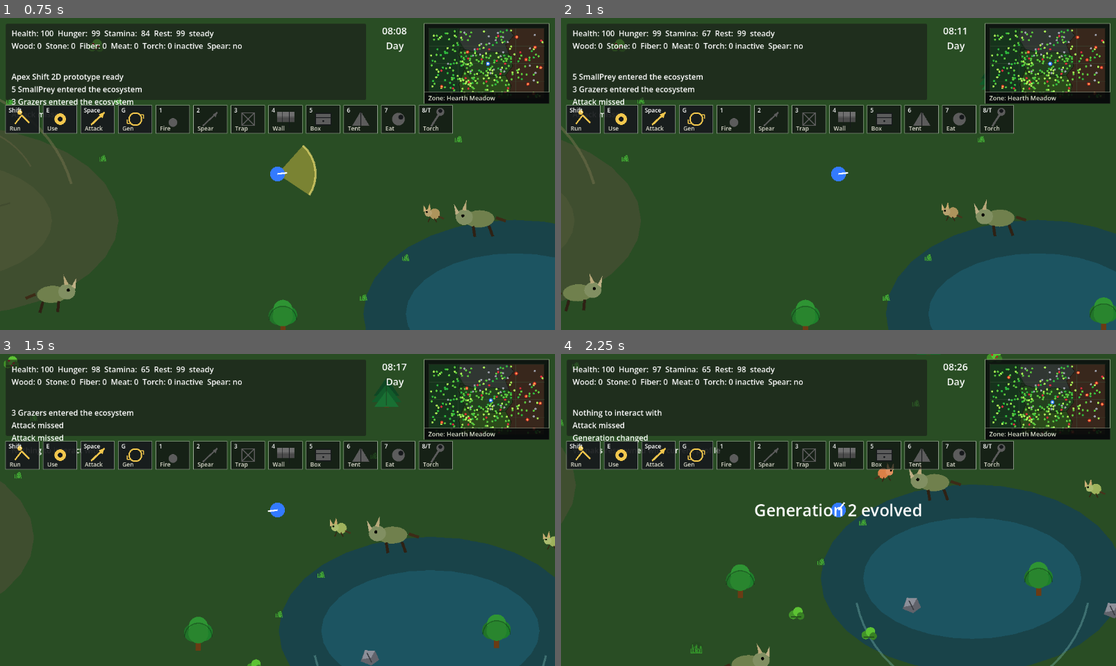
Above: before the commit, frames 1-4 (two rows, left to right).
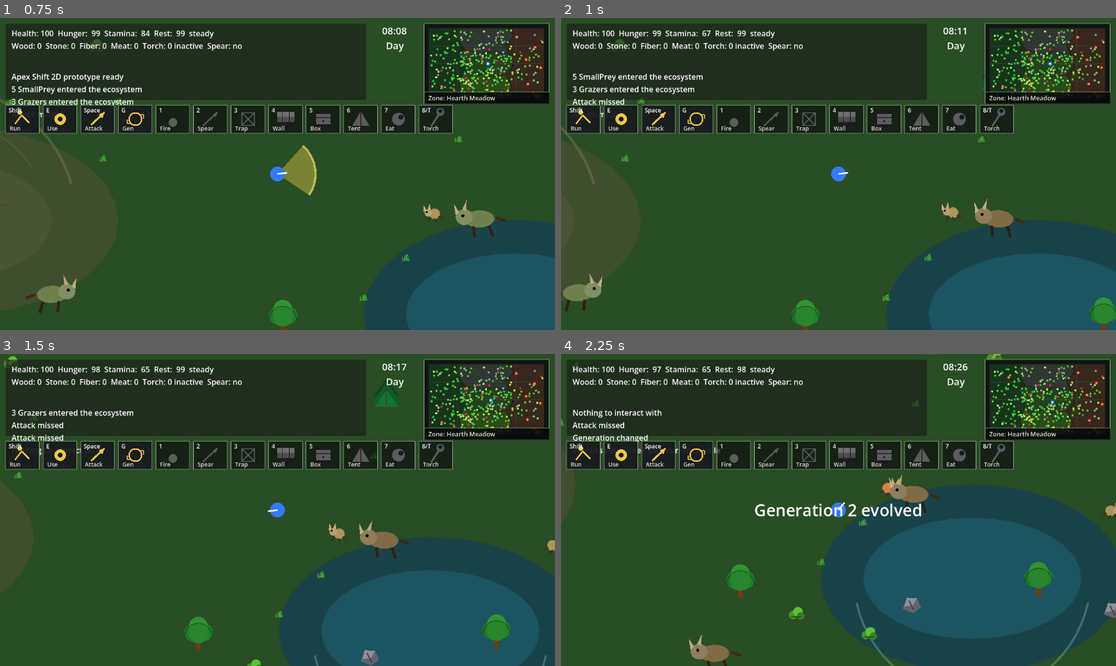
Above: after the commit, the same moments.

Repository: krisstoof/apex-shift-2d
Game: Godot game, scene res://scenes/main.tscn
The game is run twice, just before and just after one commit, with the same random seed, the same clock (stepped at 60 frames per second) and the same inputs.
Inputs (mouse positions are in pixels of both pictures, inside the frame that each line leads up to):
- Up to frame 1 (0.75 s): tap Enter at 0.5 s; move the mouse to (399, 158) at 0.52 s; hold D (move_right) from 0.53 s (still down); hold Shift from 0.53 s (still down); click (399, 158) at 0.67 s
- Up to frame 2 (1 s): keep holding D (move_right); keep holding Shift; tap Space at 0.77 s
- Up to frame 3 (1.5 s): move the mouse to (166, 525) at 1.27 s; release D (move_right) at 1.28 s; release Shift at 1.28 s; hold S (move_down) from 1.28 s (still down); tap E at 1.35 s
- Up to frame 4 (2.25 s): tap Space at 1.52 s; move the mouse to (894, 441) at 2.02 s; release S (move_down) at 2.03 s; hold D (move_right) from 2.03 s (still down); tap G at 2.1 s

Frame 1 is identical in both runs. In frame 2, 0.2% of the frame differs, in the area x 74-84%, y 57-71%; in frame 3, 0.7%; in frame 4, 1.7%, in the area x 23-100%, y 35-100%.

Commit message:
feature/#76 Add edible vegetation nodes for herbivores

Diff:
--- a/scripts/creatures/grazer.gd
+++ b/scripts/creatures/grazer.gd
@@ -19,6 +19,7 @@
 const PLANT_EAT_HUNGER_DROP := 0.45
 const MEAT_HUNGER_DROP := 0.65
 const VEGETATION_EAT_RANGE := 220.0
+const VEGETATION_CONSUME_RANGE := 34.0
 const WORLD_EDGE_PADDING := 28.0
 
 var health := 45.0
@@ -46,6 +47,7 @@
 var player: Node2D
 var flee_origin := Vector2.INF
 var prey_target: Node2D
+var plant_target: Node2D
 var rng := RandomNumberGenerator.new()
 var hunger_diet := HUNGER_DIET.new()
 
@@ -114,12 +116,15 @@
 	if state == State.FLEE:
 		_set_state(State.WANDER)
 		_pick_wander_target()
+		plant_target = null
 	_sync_population_traits()
 	var biomass_percent := _get_current_biomass_percent()
 	if state == State.EAT_PLANTS and state_time <= 0.0:
 		_consume_plants()
 		_set_state(State.WANDER)
 		_pick_wander_target()
+		return
+	if state == State.SEEK_FOOD and _try_update_plant_target():
 		return
 	if state == State.SCAVENGE and state_time <= 0.0:
 		_scavenge_food()
@@ -139,12 +144,19 @@
 	var hunger_ratio: float = hunger_diet.get_hunger_ratio()
 	var risk_drive: float = hunger_diet.get_risk_drive()
 	if hunger_ratio > 0.28 and food_target == "plants" and biomass_percent >= LOW_BIOMASS_PERCENT:
-		_set_state(State.EAT_PLANTS)
-		state_time = EAT_DURATION_SECONDS
+		if _set_nearest_plant_target():
+			_set_state(State.SEEK_FOOD)
+		else:
+			_set_state(State.EAT_PLANTS)
+			state_time = EAT_DURATION_SECONDS
 		return
 	if hunger_ratio > 0.55 and biomass_percent < LOW_BIOMASS_PERCENT:
+		if food_target == "plants" and _set_nearest_plant_target():
+			_set_state(State.SEEK_FOOD)
+			return
 		if risk_drive > 0.74 and food_target == "meat" and meat_diet + aggression > 0.12 and is_instance_valid(nearest_prey):
 			prey_target = nearest_prey
+			plant_target = null
 			_set_state(State.HUNT_SMALL_PREY)
 			return
 		if food_target == "scavenger" and scavenger_diet > 0.0:
@@ -221,34 +233,73 @@
 
 
 func _consume_plants() -> void:
-	var eaten_food := _consume_nearest_vegetation()
+	var eaten_food := _consume_target_vegetation()
+	var biomass_impact := plant_consumption_rate
 	hunger_diet.eat("plants", max(PLANT_EAT_HUNGER_DROP, eaten_food))
 	_sync_hunger_fields()
 	get_node("/root/EventBus").emit_game_event("grazer_consumed_plants", {
 		"biome_id": _get_current_biome_id(),
 		"position": global_position,
-		"plant_consumption_rate": plant_consumption_rate
+		"plant_consumption_rate": plant_consumption_rate,
+		"biomass_impact": biomass_impact
 	})
-
-
-func _consume_nearest_vegetation() -> float:
+	plant_target = null
+
+
+func _consume_target_vegetation() -> float:
+	if is_instance_valid(plant_target) and _is_edible_vegetation_target(plant_target):
+		var distance := global_position.distance_to(plant_target.global_position)
+		if distance <= VEGETATION_CONSUME_RANGE and plant_target.has_method("consume_by_creature"):
+			return float(plant_target.consume_by_creature(self, plant_consumption_rate))
+	return _consume_nearest_vegetation(VEGETATION_CONSUME_RANGE)
+
+
+func _consume_nearest_vegetation(search_range: float = VEGETATION_EAT_RANGE) -> float:
+	var nearest := _find_nearest_edible_vegetation(search_range)
+	if is_instance_valid(nearest) and nearest.has_method("consume_by_creature"):
+		return float(nearest.consume_by_creature(self, plant_consumption_rate))
+	return 0.0
+
+
+func _try_update_plant_target() -> bool:
+	if not is_instance_valid(plant_target) or not _is_edible_vegetation_target(plant_target):
+		if not _set_nearest_plant_target():
+			_set_state(State.WANDER)
+			_pick_wander_target()
+			return true
+	wander_target = _clamp_to_world(plant_target.global_position)
+	if global_position.distance_to(plant_target.global_position) <= VEGETATION_CONSUME_RANGE:
+		_set_state(State.EAT_PLANTS)
+		state_time = EAT_DURATION_SECONDS
+	return true
+
+
+func _set_nearest_plant_target() -> bool:
+	plant_target = _find_nearest_edible_vegetation(VEGETATION_EAT_RANGE)
+	if not is_instance_valid(plant_target):
+		return false
+	wander_target = _clamp_to_world(plant_target.global_position)
+	return true
+
+
+func _find_nearest_edible_vegetation(search_range: float) -> Node2D:
 	var nearest: Node2D
-	var nearest_distance := VEGETATION_EAT_RANGE
+	var nearest_distance := search_range
 	var current_biome_id := _get_current_biome_id()
 	for vegetation in get_tree().get_nodes_in_group("edible_vegetation"):
-		if not is_instance_valid(vegetation) or not vegetation is Node2D:
-			continue
-		if vegetation.get("is_edible_by_herbivores") != true:
-			continue
-		if _get_biome_id_for_position(vegetation.global_position) != current_biome_id:
+		if not _is_edible_vegetation_target(vegetation):
 			continue
 		var distance := global_position.distance_to(vegetation.global_position)
+		if _get_biome_id_for_position(vegetation.global_position) != current_biome_id:
+			distance *= 1.6
 		if distance < nearest_distance:
 			nearest_distance = distance
 			nearest = vegetation
-	if is_instance_valid(nearest) and nearest.has_method("consume_by_creature"):
-		return float(nearest.consume_by_creature(self, plant_consumption_rate))
-	return 0.0
+	return nearest
+
+
+func _is_edible_vegetation_target(vegetation: Node) -> bool:
+	return is_instance_valid(vegetation) and vegetation is Node2D and vegetation.get("is_edible_by_herbivores") == true
 
 
 func _scavenge_food() -> void:
@@ -318,6 +369,7 @@
 		global_position = clamped_position
 		velocity = Vector2.ZERO
 		prey_target = null
+		plant_target = null
 		_set_state(State.WANDER)
 		_pick_wander_target()
 
--- a/scripts/creatures/small_prey.gd
+++ b/scripts/creatures/small_prey.gd
@@ -4,7 +4,7 @@
 const HUNGER_DIET := preload("res://scripts/creatures/hunger_diet.gd")
 const SPECIES_PATH := "res://data/species/small_prey.json"
 
-enum State { IDLE, WANDER, EAT, FLEE, DEAD }
+enum State { IDLE, WANDER, SEEK_FOOD, EAT, FLEE, DEAD }
 
 const WANDER_RADIUS := 140.0
 const WANDER_REACHED_DISTANCE := 18.0
@@ -14,6 +14,7 @@
 const EAT_DURATION_SECONDS := 1.1
 const IDLE_DURATION_SECONDS := 0.8
 const VEGETATION_EAT_RANGE := 170.0
+const VEGETATION_CONSUME_RANGE := 26.0
 const WORLD_EDGE_PADDING := 24.0
 
 var health := 20.0
@@ -38,6 +39,7 @@
 var facing_side := 1.0
 var player: Node2D
 var flee_origin := Vector2.INF
+var plant_target: Node2D
 var rng := RandomNumberGenerator.new()
 var hunger_diet := HUNGER_DIET.new()
 
@@ -107,9 +109,21 @@
 	if state == State.FLEE:
 		_set_state(State.WANDER)
 		_pick_wander_target()
+		plant_target = null
+	if state == State.EAT:
+		if state_time <= 0.0:
+			_consume_plants()
+			_set_state(State.WANDER)
+			_pick_wander_target()
+		return
+	if state == State.SEEK_FOOD and _try_update_plant_target():
+		return
 	if eat_cooldown <= 0.0 and hunger_diet.get_hunger_ratio() > 0.25:
-		_set_state(State.EAT)
-		state_time = EAT_DURATION_SECONDS
+		if _set_nearest_plant_target():
+			_set_state(State.SEEK_FOOD)
+		else:
+			_set_state(State.EAT)
+			state_time = EAT_DURATION_SECONDS
 		return
 	match state:
 		State.IDLE:
@@ -120,11 +134,10 @@
 			if global_position.distance_to(wander_target) < WANDER_REACHED_DISTANCE:
 				_set_state(State.IDLE)
 				state_time = IDLE_DURATION_SECONDS
+		State.SEEK_FOOD:
+			pass
 		State.EAT:
-			if state_time <= 0.0:
-				_consume_plants()
-				_set_state(State.WANDER)
-				_pick_wander_target()
+			pass
 
 
 func _act(_delta: float) -> void:
@@ -133,6 +146,8 @@
 			velocity = Vector2.ZERO
 		State.WANDER:
 			_move_toward(wander_target, speed * 0.55)
+		State.SEEK_FOOD:
+			_move_toward(wander_target, speed * 0.72)
 		State.EAT:
 			velocity = Vector2.ZERO
 		State.FLEE:
@@ -180,7 +195,8 @@
 
 
 func _consume_plants() -> void:
-	var eaten_food := _consume_nearest_vegetation()
+	var eaten_food := _consume_target_vegetation()
+	var biomass_impact := plant_consumption_rate
 	hunger_diet.eat("plants", max(0.5, eaten_food))
 	_sync_hunger_fields()
 	eat_cooldown = EAT_INTERVAL_SECONDS
@@ -188,28 +204,66 @@
 	get_node("/root/EventBus").emit_game_event("small_prey_consumed_plants", {
 		"biome_id": current_biome_id,
 		"position": global_position,
-		"plant_consumption_rate": plant_consumption_rate
+		"plant_consumption_rate": plant_consumption_rate,
+		"biomass_impact": biomass_impact
 	})
-
-
-func _consume_nearest_vegetation() -> float:
+	plant_target = null
+
+
+func _consume_target_vegetation() -> float:
+	if is_instance_valid(plant_target) and _is_edible_vegetation_target(plant_target):
+		var distance := global_position.distance_to(plant_target.global_position)
+		if distance <= VEGETATION_CONSUME_RANGE and plant_target.has_method("consume_by_creature"):
+			return float(plant_target.consume_by_creature(self, plant_consumption_rate))
+	return _consume_nearest_vegetation(VEGETATION_CONSUME_RANGE)
+
+
+func _consume_nearest_vegetation(search_range: float = VEGETATION_EAT_RANGE) -> float:
+	var nearest := _find_nearest_edible_vegetation(search_range)
+	if is_instance_valid(nearest) and nearest.has_method("consume_by_creature"):
+		return float(nearest.consume_by_creature(self, plant_consumption_rate))
+	return 0.0
+
+
+func _try_update_plant_target() -> bool:
+	if not is_instance_valid(plant_target) or not _is_edible_vegetation_target(plant_target):
+		if not _set_nearest_plant_target():
+			_set_state(State.WANDER)
+			_pick_wander_target()
+			return true
+	wander_target = _clamp_to_world(plant_target.global_position)
+	if global_position.distance_to(plant_target.global_position) <= VEGETATION_CONSUME_RANGE:
+		_set_state(State.EAT)
+		state_time = EAT_DURATION_SECONDS
+	return true
+
+
+func _set_nearest_plant_target() -> bool:
+	plant_target = _find_nearest_edible_vegetation(VEGETATION_EAT_RANGE)
+	if not is_instance_valid(plant_target):
+		return false
+	wander_target = _clamp_to_world(plant_target.global_position)
+	return true
+
+
+func _find_nearest_edible_vegetation(search_range: float) -> Node2D:
 	var nearest: Node2D
-	var nearest_distance := VEGETATION_EAT_RANGE
+	var nearest_distance := search_range
 	var current_biome_id := _get_current_biome_id()
 	for vegetation in get_tree().get_nodes_in_group("edible_vegetation"):
-		if not is_instance_valid(vegetation) or not vegetation is Node2D:
-			continue
-		if vegetation.get("is_edible_by_herbivores") != true:
-			continue
-		if _get_biome_id_for_position(vegetation.global_position) != current_biome_id:
+		if not _is_edible_vegetation_target(vegetation):
 			continue
 		var distance := global_position.distance_to(vegetation.global_position)
+		if _get_biome_id_for_position(vegetation.global_position) != current_biome_id:
+			distance *= 1.8
 		if distance < nearest_distance:
 			nearest_distance = distance
 			nearest = vegetation
-	if is_instance_valid(nearest) and nearest.has_method("consume_by_creature"):
-		return float(nearest.consume_by_creature(self, plant_consumption_rate))
-	return 0.0
+	return nearest
+
+
+func _is_edible_vegetation_target(vegetation: Node) -> bool:
+	return is_instance_valid(vegetation) and vegetation is Node2D and vegetation.get("is_edible_by_herbivores") == true
 
 
 func _pick_wander_target() -> void:
@@ -238,6 +292,7 @@
 	if force_retarget or clamped_position.distance_squared_to(global_position) > 0.01:
 		global_position = clamped_position
 		velocity = Vector2.ZERO
+		plant_target = null
 		_set_state(State.WANDER)
 		_pick_wander_target()
 
--- a/scripts/systems/ecosystem_director.gd
+++ b/scripts/systems/ecosystem_director.gd
@@ -454,7 +454,8 @@
 func _apply_visible_plant_consumption(payload: Dictionary) -> void:
 	var biome_id := str(payload.get("biome_id", ""))
 	var consumption := float(payload.get("plant_consumption_rate", 0.0))
-	_apply_plant_biomass_loss(biome_id, consumption)
+	var biomass_impact := float(payload.get("biomass_impact", consumption))
+	_apply_plant_biomass_loss(biome_id, max(consumption, biomass_impact))
 
 
 func _apply_harvested_plant_pressure(payload: Dictionary) -> void:
